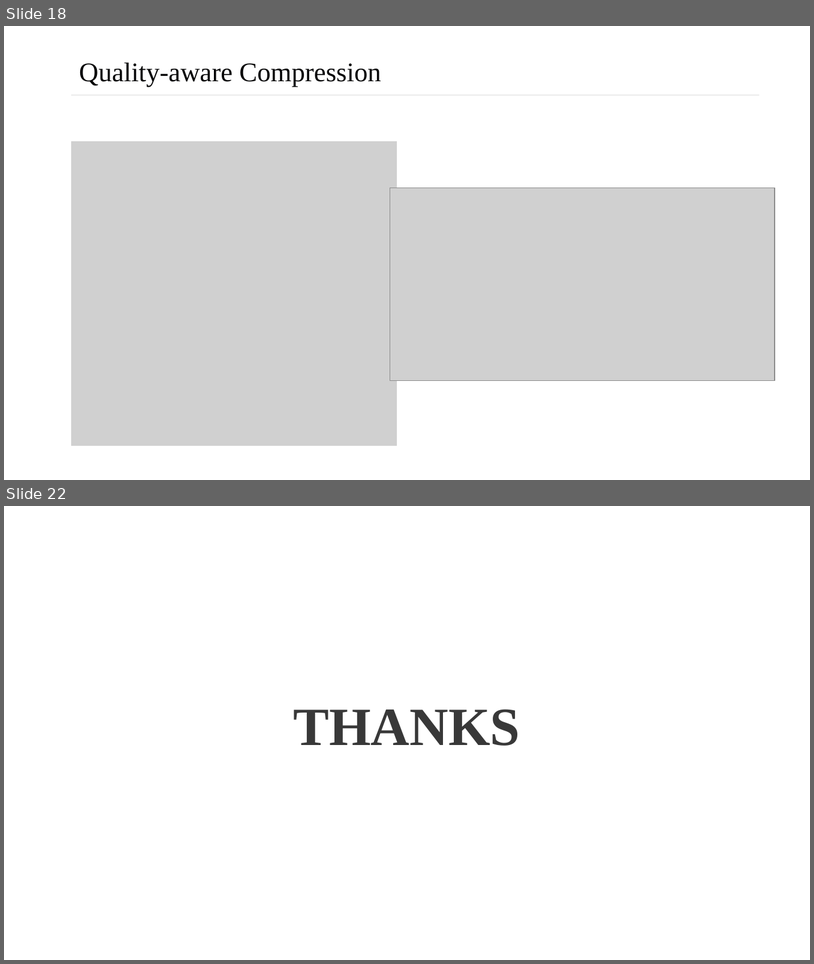
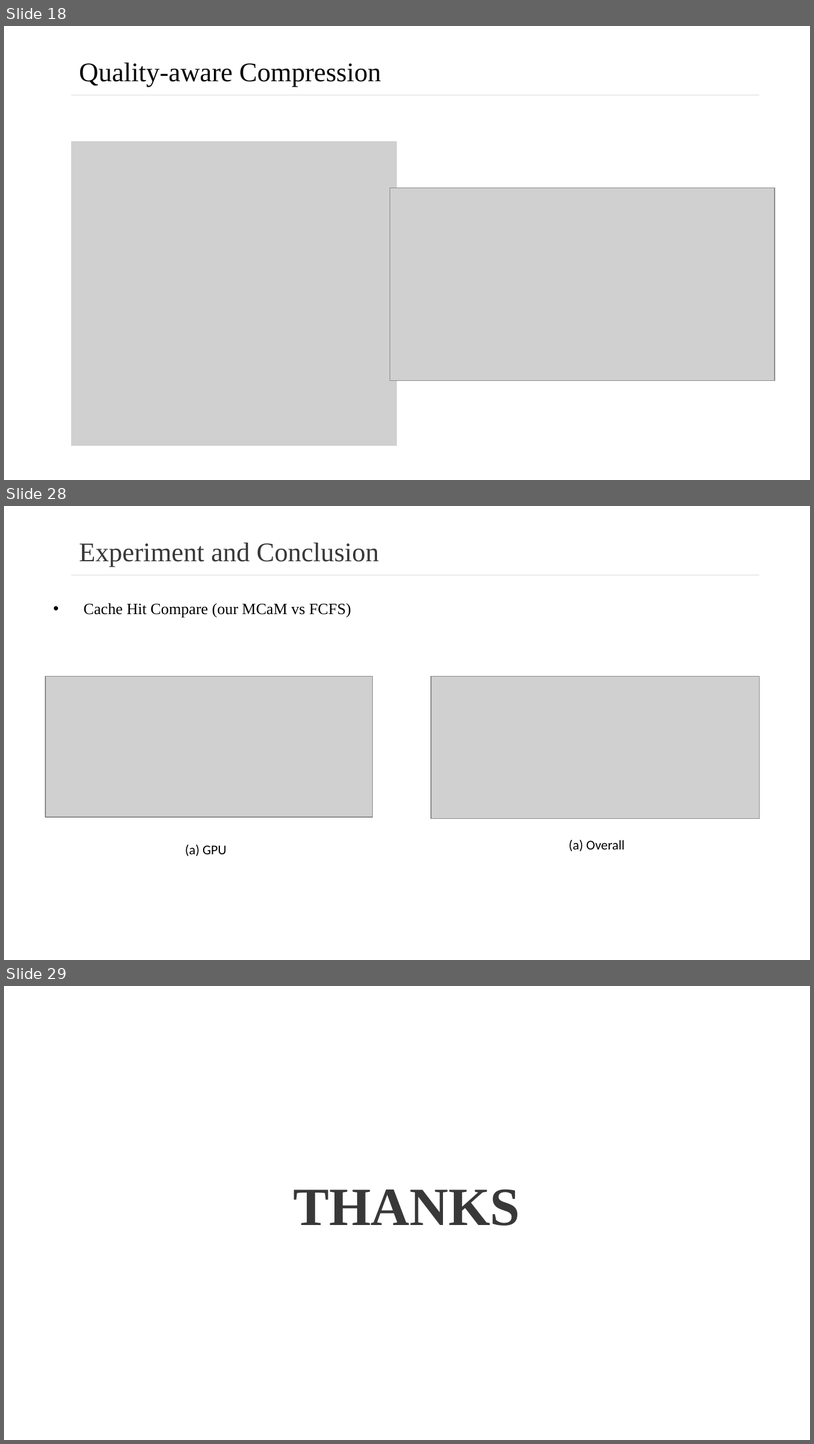
Before and after one commit to cseuconn/CSE-2024-Fall-OS, a slide deck: Kexin_Ricky_Dawei_John/Accelerating Trasformers via Multi-tiered Memory.pptx. Shown one above the other, each under a label of ours: slides 18 and 22 before the commit, slides 18, 28 and 29 after it; the slides between them are not shown. The pictures are 814x964 and 814x1444 pixels, drawn with LibreOffice and Linux fonts; fonts in the diff are those of the drawing; grey boxes stand for pictures. Boxes give left, top, right and bottom in pixels: in the first picture for what was removed or moved away, otherwise in the second. Text is boxed around its words. In the diff, an @@ line names an element or a change of style, - is before the commit and + after.

```diff
--- a/Kexin_Ricky_Dawei_John/Accelerating Trasformers via Multi-tiered Memory.pptx
+++ b/Kexin_Ricky_Dawei_John/Accelerating Trasformers via Multi-tiered Memory.pptx
@@ slide 28 added at (x1=4, y1=506, x2=810, y2=960), background #FFFFFF @@
@@ text added at (x1=79, y1=543, x2=379, y2=567), 24 pt, text #383838 @@
+Experiment and Conclusion
@@ rectangle added at (x1=71, y1=574, x2=759, y2=574), fill #646464 @@
@@ text added at (x1=84, y1=603, x2=351, y2=618), 14 pt, text #000000 @@
+• Cache Hit Compare (our MCaM vs FCFS)
@@ picture added at (x1=45, y1=676, x2=372, y2=816) @@
@@ picture added at (x1=431, y1=676, x2=759, y2=818) @@
@@ text added at (x1=185, y1=844, x2=227, y2=856), 12 pt, text #000000 @@
+(a) GPU
@@ text added at (x1=569, y1=840, x2=625, y2=851), 12 pt, text #000000 @@
+(a) Overall
@@ what was slide 22 is now slide 29 @@
```
Also in this commit, not shown: 6 slides changed, 6 other slides added.
